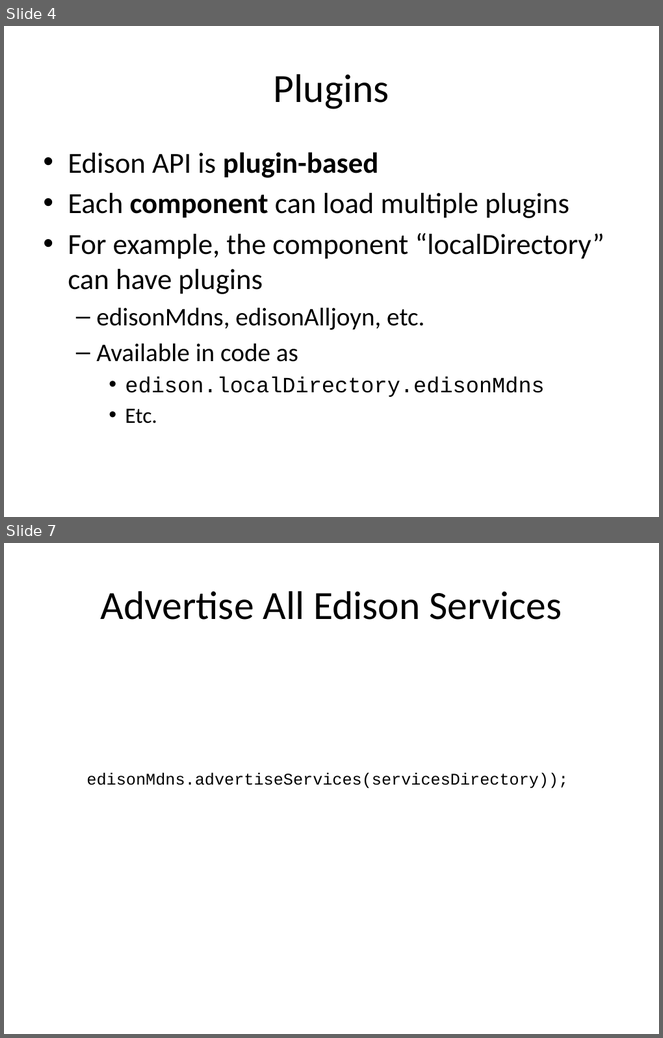
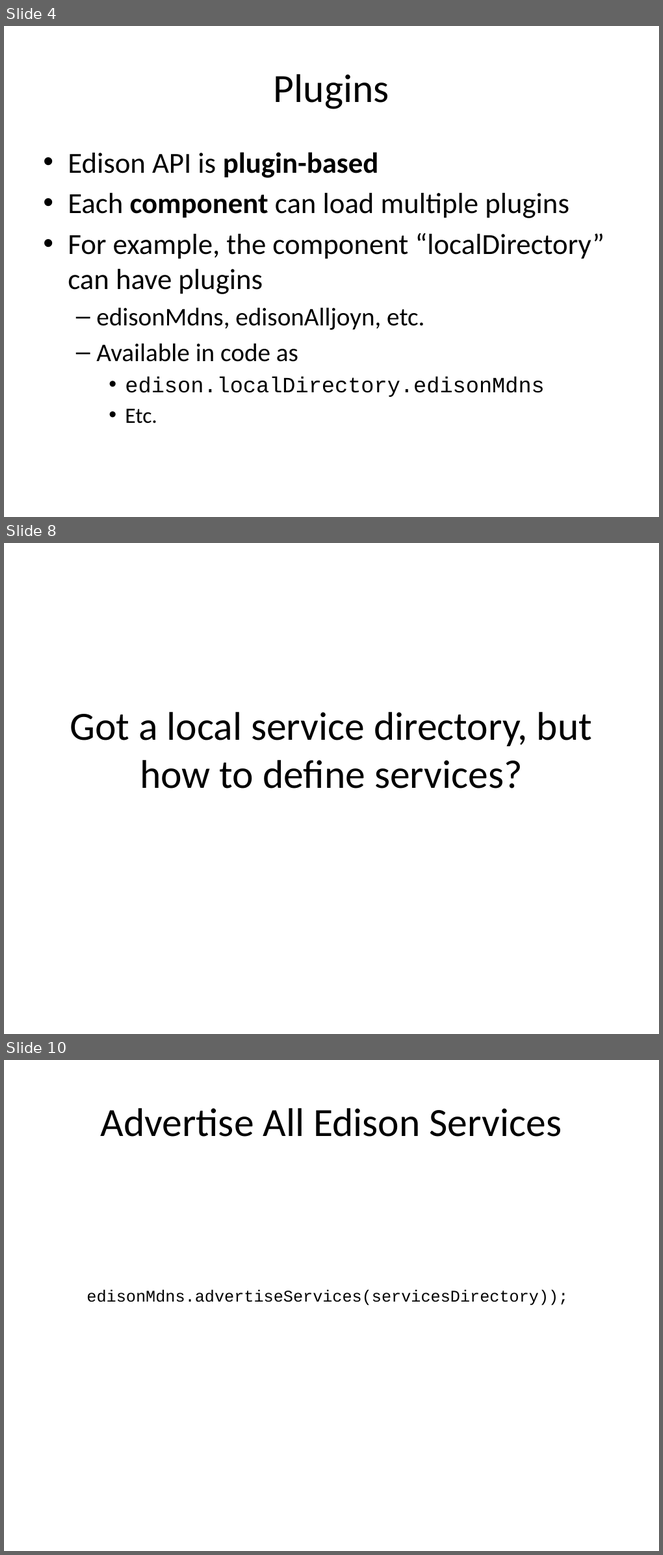
Before and after one commit to intel-iot-devkit/iotkit-comm-c, a slide deck: docs/tutorials/overview.pptx. Shown one above the other, each under a label of ours: slides 4 and 7 before the commit, slides 4, 8 and 10 after it; the slides between them are not shown. The pictures are 663x1038 and 663x1555 pixels, drawn with LibreOffice and Linux fonts; fonts in the diff are those of the drawing. Boxes give left, top, right and bottom in pixels: in the first picture for what was removed or moved away, otherwise in the second. Text is boxed around its words. In the diff, an @@ line names an element or a change of style, - is before the commit and + after.

```diff
--- a/docs/tutorials/overview.pptx
+++ b/docs/tutorials/overview.pptx
@@ slide 8 added at bbox=[4, 543, 659, 1034], background #FFFFFF @@
@@ title added at bbox=[70, 712, 592, 789], 44 pt, text #000000 @@
+Got a local service directory, but how to define services?
@@ what was slide 7 is now slide 10 @@
```
Also in this commit, not shown: 4 slides changed, 3 other slides added, 1 slide removed, 1 other file.
